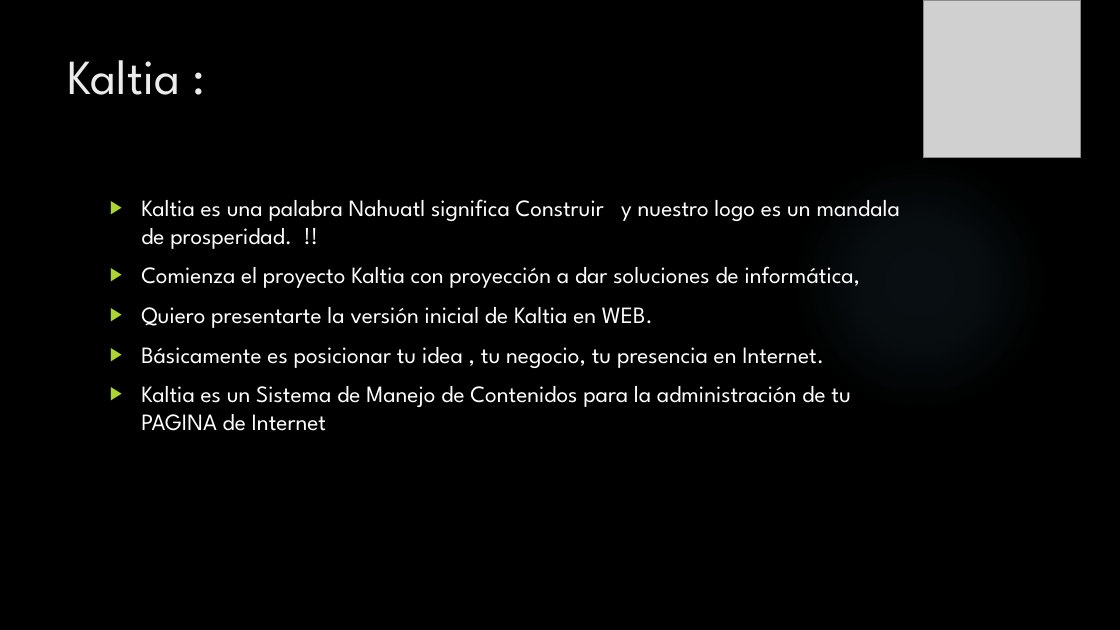
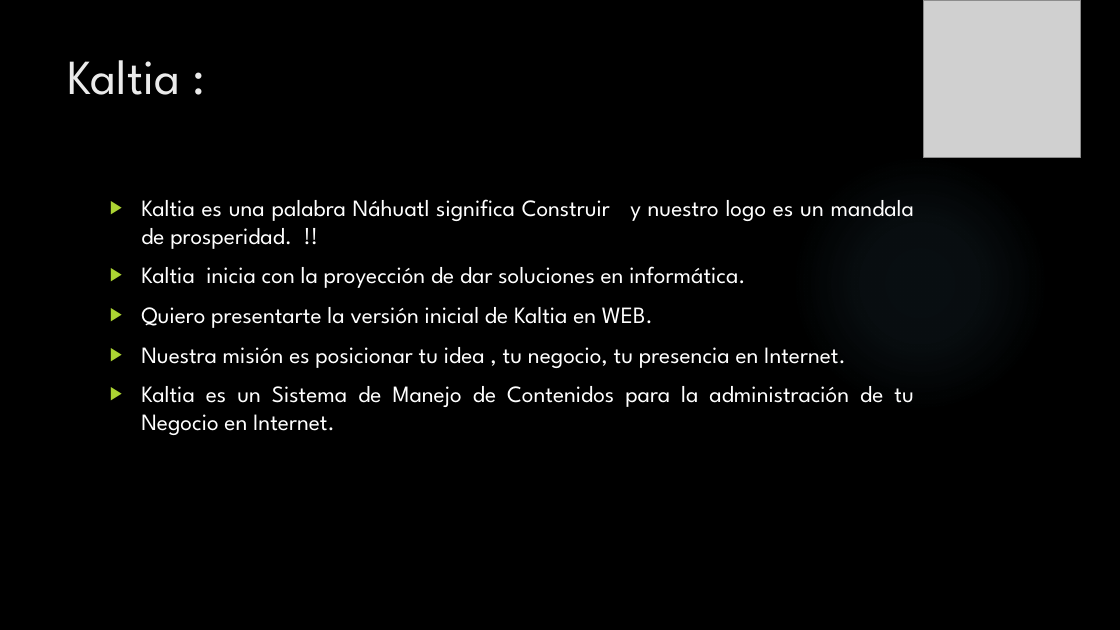
Before and after one commit to MexicoKaltia/KaltiaAuxiliar, a slide deck: slide 2 of Bienvenid@ a proyecto Kaltia.pptx. Drawn at 1120x630 pixels with LibreOffice and Linux fonts; fonts in the diff are those of the drawing; grey boxes stand for pictures; background and template pictures are left out. Boxes give left, top, right and bottom in pixels: in the first picture for what was removed or moved away, otherwise in the second. Text is boxed around its words. In the diff, an @@ line names an element or a change of style, - is before the commit and + after.

```diff
--- a/Bienvenid@ a proyecto Kaltia.pptx
+++ b/Bienvenid@ a proyecto Kaltia.pptx
@@ text at (141,199,914,288): text changed @@
-▶ Kaltia es una palabra Nahuatl significa Construir y nuestro logo es un mandala de prosperidad. !!
-▶ Comienza el proyecto Kaltia con proyección a dar soluciones de informática,
+▶ Kaltia es una palabra Náhuatl significa Construir y nuestro logo es un mandala de prosperidad. !!
+▶ Kaltia inicia con la proyección de dar soluciones en informática.
@@ text at (141,347,913,435): text changed @@
-▶ Básicamente es posicionar tu idea , tu negocio, tu presencia en Internet.
-▶ Kaltia es un Sistema de Manejo de Contenidos para la administración de tu PAGINA de Internet
+▶ Nuestra misión es posicionar tu idea , tu negocio, tu presencia en Internet.
+▶ Kaltia es un Sistema de Manejo de Contenidos para la administración de tu Negocio en Internet.
```
Also in this commit, not shown: 4 other slides changed.
